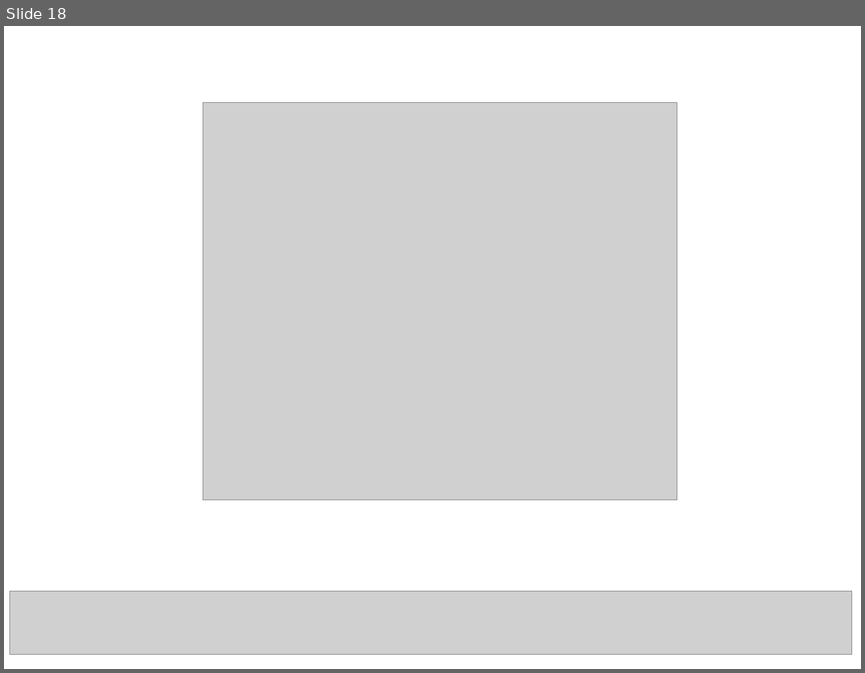
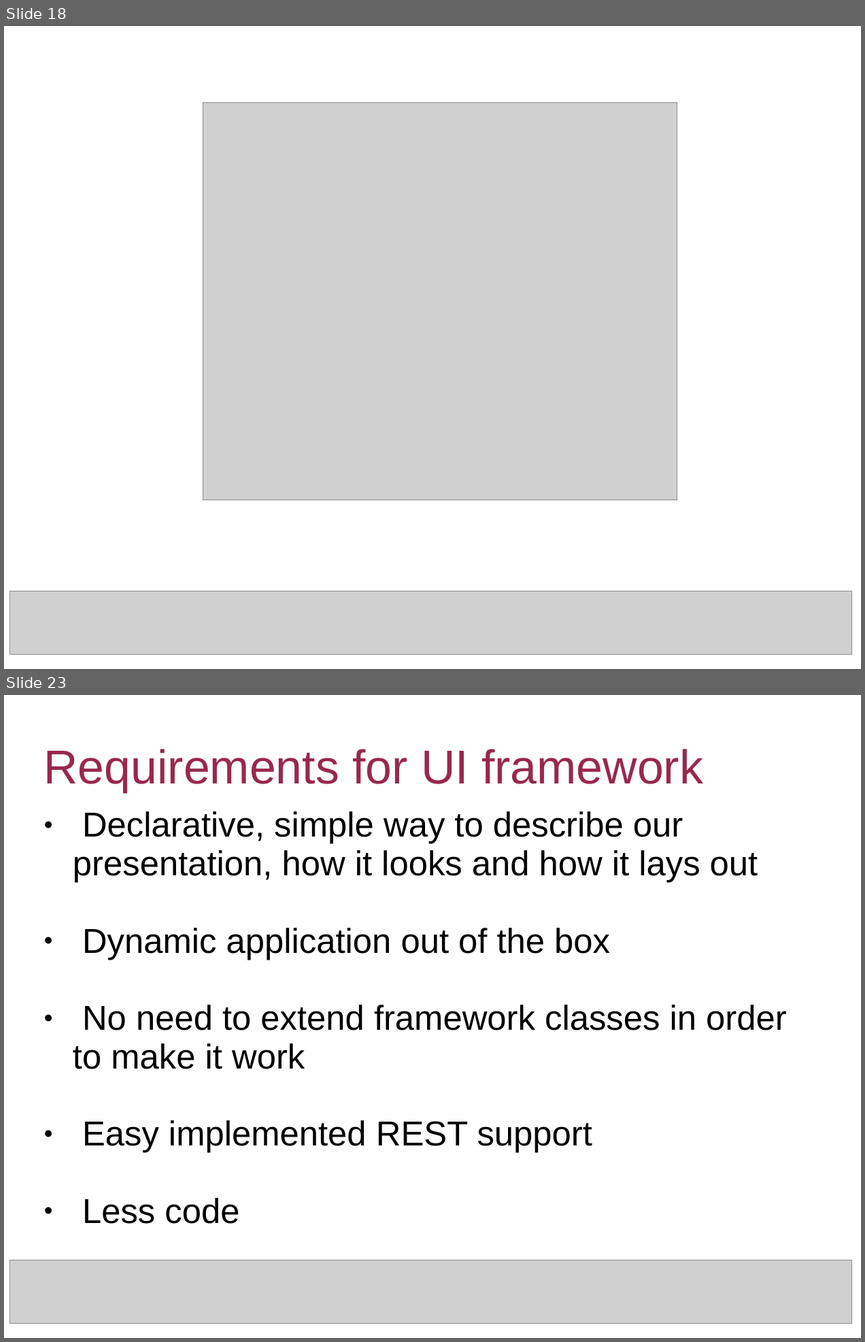
Before and after one commit to becevka/amigo, a slide deck: amigo.ppt. Shown one above the other, each under a label of ours: slide 18 before the commit, slides 18 and 23 after it; the slides between them are not shown. The pictures are 865x673 and 865x1342 pixels, drawn with LibreOffice and Linux fonts; fonts in the diff are those of the drawing; grey boxes stand for pictures. Boxes give left, top, right and bottom in pixels: in the first picture for what was removed or moved away, otherwise in the second. Text is boxed around its words. In the diff, an @@ line names an element or a change of style, - is before the commit and + after.

```diff
--- a/amigo.ppt
+++ b/amigo.ppt
@@ slide 23 added at [4, 695, 861, 1338], background #FFFFFF @@
@@ title added at [43, 749, 703, 792], 44 pt, text #99284C @@
+Requirements for UI framework
@@ subtitle added at [73, 811, 787, 1223], 32 pt, text #000000 @@
+● Declarative, simple way to describe our presentation, how it looks and how it lays out
+● Dynamic application out of the box
+● No need to extend framework classes in order to make it work
+● Easy implemented REST support
+● Less code
@@ picture added at [10, 1259, 852, 1323] @@
```
Also in this commit, not shown: 17 slides changed, 17 other slides added, 2 other files.
